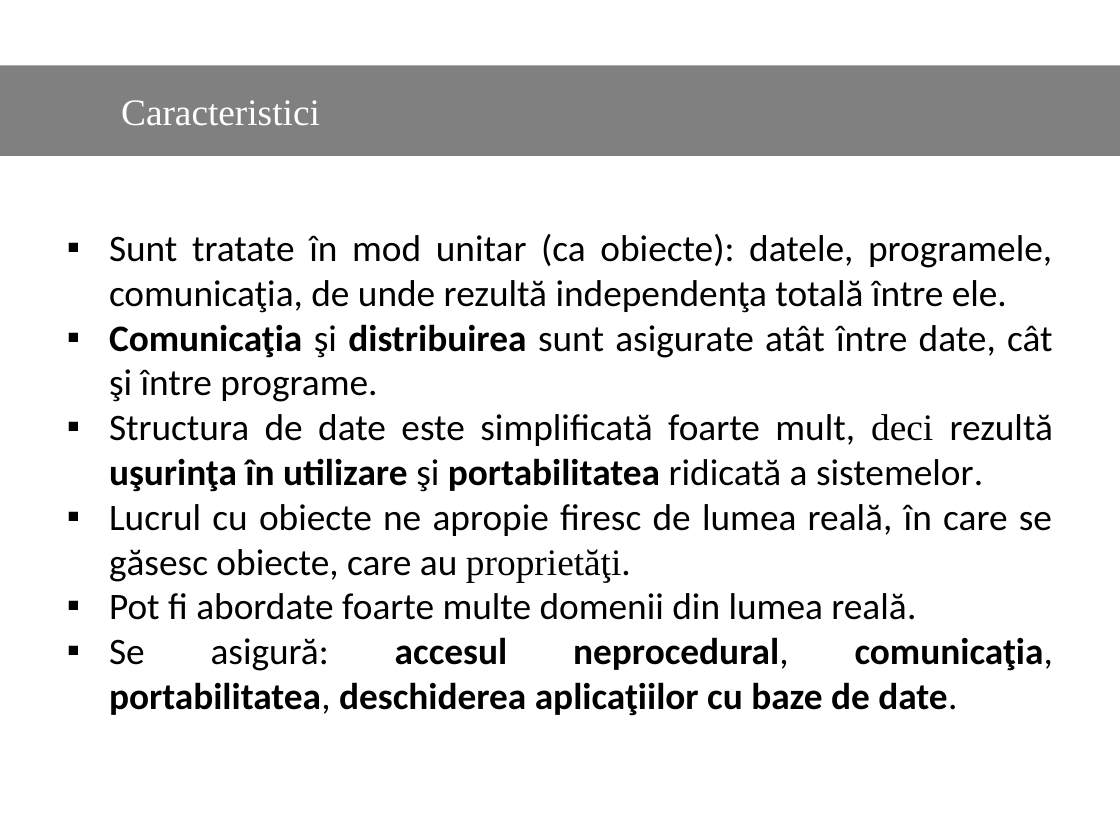
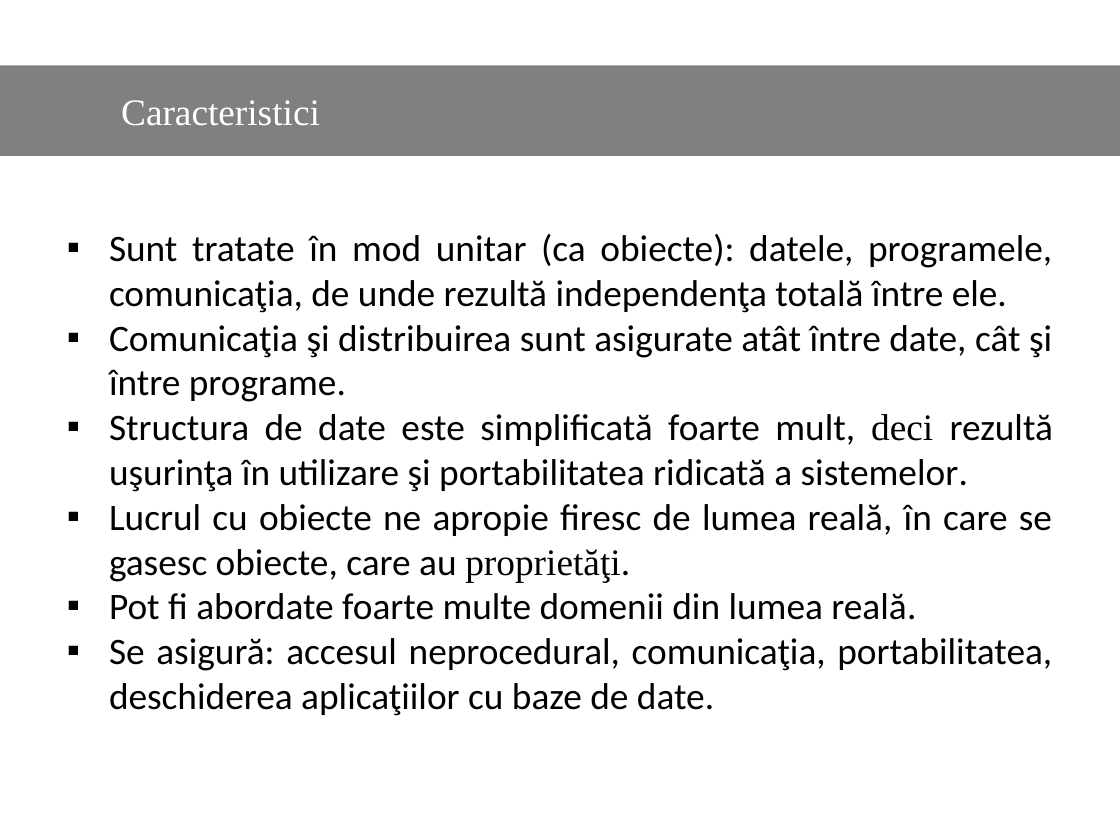
Before and after one commit to Dani25/BDOO, a slide deck: slide 6 of bdoo.pptx. Drawn at 1120x840 pixels with LibreOffice and Linux fonts; fonts in the diff are those of the drawing. Boxes give left, top, right and bottom in pixels: in the first picture for what was removed or moved away, otherwise in the second. Text is boxed around its words. In the diff, an @@ line names an element or a change of style, - is before the commit and + after.

```diff
--- a/bdoo.pptx
+++ b/bdoo.pptx
@@ text at box(109, 325, 1053, 716): bold off in "Comunicaţia distribuirea", "uşurinţa în utilizare portabilitatea", "accesul neprocedural, comunicaţia, portabilitatea, deschider ..." @@
@@ text at box(109, 504, 1052, 582): text changed @@
-▪ Lucrul cu obiecte ne apropie firesc de lumea reală, în care se găsesc obiecte, care au proprietăţi.
+▪ Lucrul cu obiecte ne apropie firesc de lumea reală, în care se gasesc obiecte, care au proprietăţi.
```
Also in this commit, not shown: 13 other slides changed.
